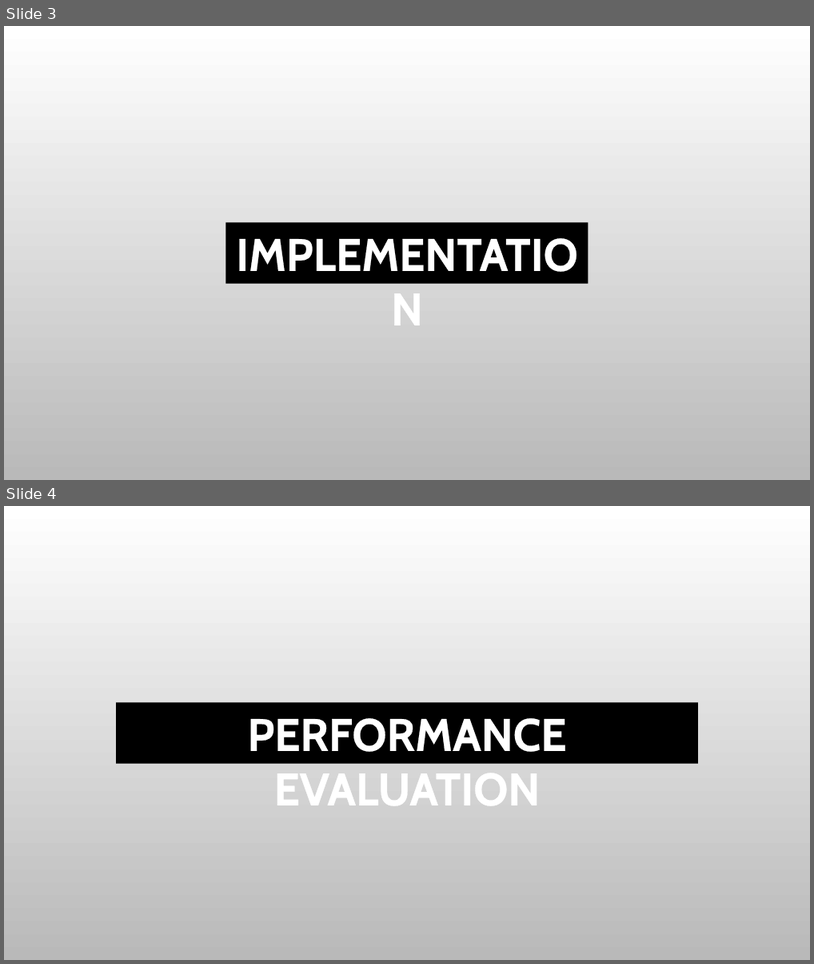
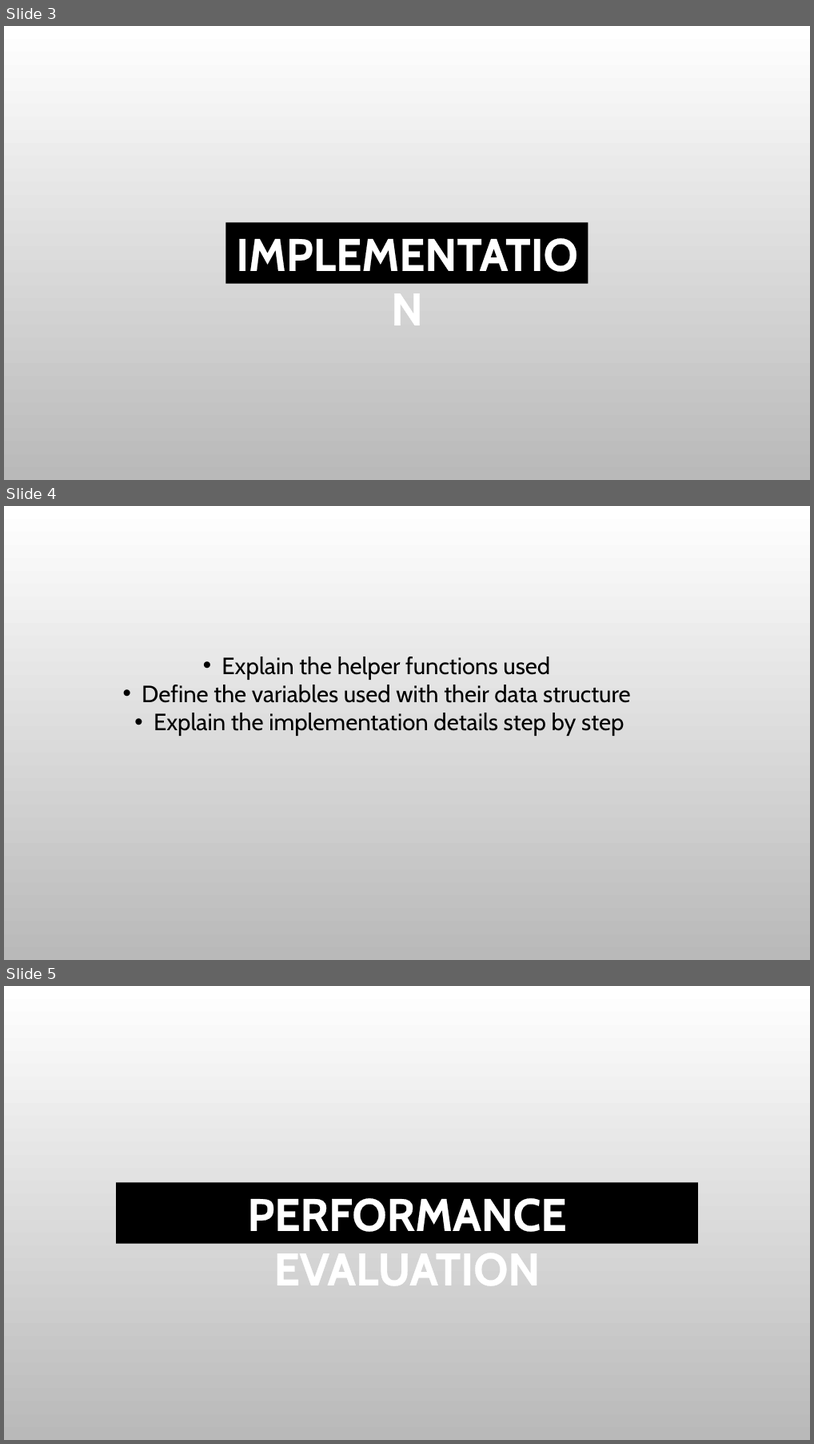
Before and after one commit to IqraSiddiqui/Portfolio, a slide deck: Documentation/Interim Demo.pptx. Shown one above the other, each under a label of ours: slides 3 and 4 before the commit, slides 3, 4 and 5 after it. The pictures are 814x964 and 814x1444 pixels, drawn with LibreOffice and Linux fonts; fonts in the diff are those of the drawing; background and template pictures are left out. Boxes give left, top, right and bottom in pixels: in the first picture for what was removed or moved away, otherwise in the second. Text is boxed around its words. In the diff, an @@ line names an element or a change of style, - is before the commit and + after.

```diff
--- a/Documentation/Interim Demo.pptx
+++ b/Documentation/Interim Demo.pptx
@@ slide 4 added at bbox=[4, 506, 810, 960], background picture (left out) @@
@@ text added at bbox=[142, 656, 631, 736], 28 pt, text #000000 @@
+• Explain the helper functions used
+• Define the variables used with their data structure
+• Explain the implementation details step by step
@@ what was slide 4 is now slide 5 @@
```
